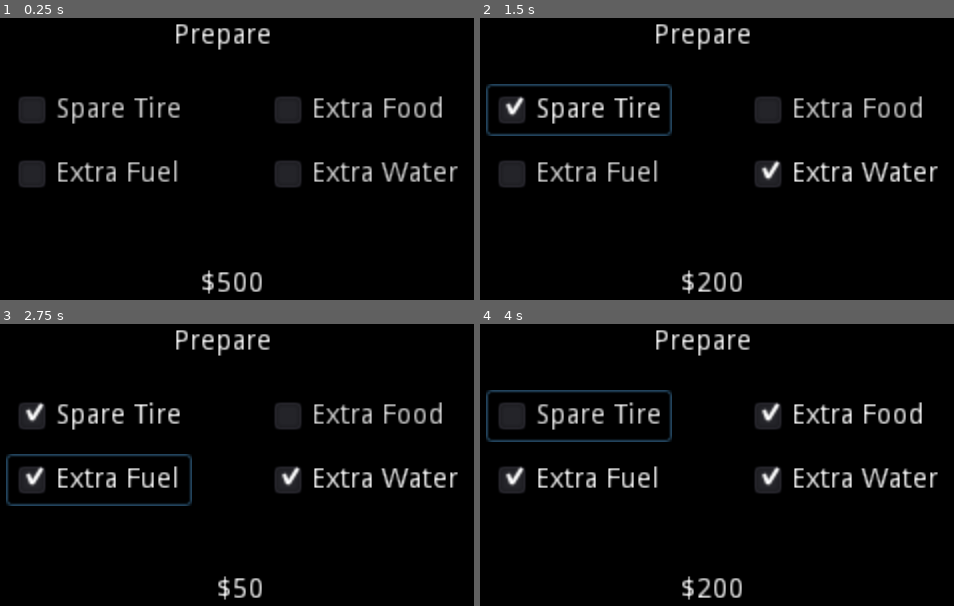
Above: before the commit, frames 1-4 (two rows, left to right).
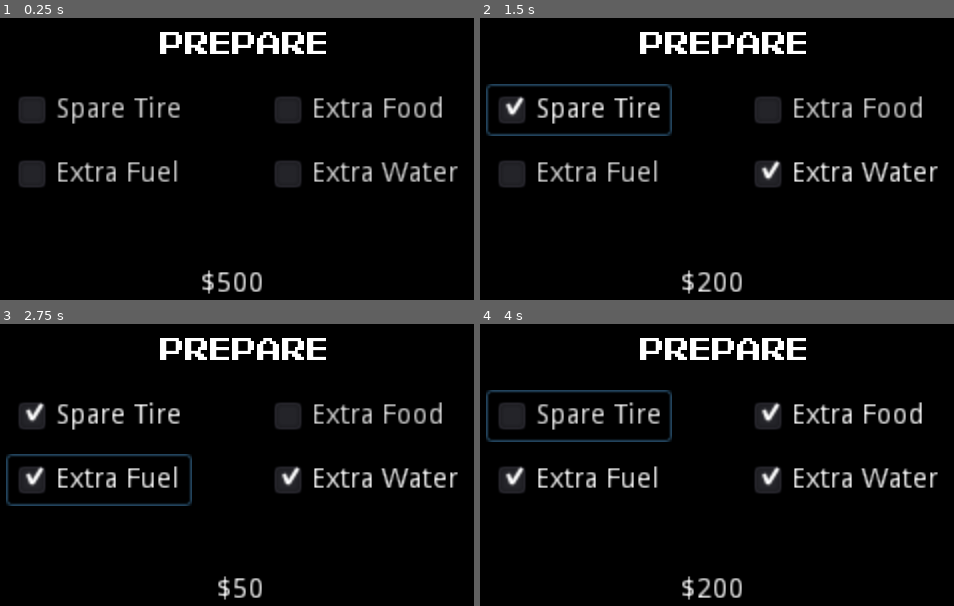
Above: after the commit, the same moments.

Repository: youssefevan/global-game-jam-2023
Game: Godot game, scene res://Scenes/Preparation.tscn
The game is run twice, just before and just after one commit, with the same random seed, the same clock (stepped at 60 frames per second) and the same inputs. This scene is started directly instead of the project's main scene.
Inputs:
- Up to frame 1 (0.25 s): no input
- Up to frame 2 (1.5 s): click "Extra Water" at 0.5 s; click "Spare Tire" at 1.25 s
- Up to frame 3 (2.75 s): click "Extra Fuel" at 2 s
- Up to frame 4 (4 s): click "Extra Food" at 2.75 s; click "Spare Tire" at 3.5 s

The runs differ from the first frame. In frame 1, 2.1% of the frame differs, in the area x 33-69%, y 2-13%; in frame 2, 2.1%; in frame 3, 2.1%; in frame 4, 2.1%.
Error before the commit: Invalid set index 'water' (on base: 'Node (global.gd)') with value of type 'int'. (res://Scripts/preparation.gd:12)

Commit message:
water _> damage script

Diff:
--- a/Global Game Jam 2023/Scenes/Preparation.tscn
+++ b/Global Game Jam 2023/Scenes/Preparation.tscn
@@ -1,7 +1,11 @@
-[gd_scene load_steps=3 format=2]
+[gd_scene load_steps=5 format=2]
 
 [ext_resource path="res://Scripts/preparation.gd" type="Script" id=1]
 [ext_resource path="res://Scripts/money_remaining.gd" type="Script" id=2]
+[ext_resource path="res://Sprites/Fonts/PixelEmulator-xq08.ttf" type="DynamicFontData" id=3]
+
+[sub_resource type="DynamicFont" id=1]
+font_data = ExtResource( 3 )
 
 [node name="Preparation" type="Node2D"]
 script = ExtResource( 1 )
@@ -19,6 +23,7 @@
 margin_top = 20.0
 margin_right = 192.0
 margin_bottom = 34.0
+custom_fonts/font = SubResource( 1 )
 text = "Prepare"
 align = 1
 
--- a/Global Game Jam 2023/Scenes/World.tscn
+++ b/Global Game Jam 2023/Scenes/World.tscn
@@ -1,20 +1,8 @@
-[gd_scene load_steps=10 format=2]
+[gd_scene load_steps=4 format=2]
 
 [ext_resource path="res://Scenes/City.tscn" type="PackedScene" id=1]
 [ext_resource path="res://Scenes/Player.tscn" type="PackedScene" id=2]
 [ext_resource path="res://Sprites/mapbkrng.png" type="Texture" id=3]
-[ext_resource path="res://Sprites/noise_texture.tres" type="Texture" id=4]
-[ext_resource path="res://Sprites/2d_simple_water.gdshader" type="Shader" id=5]
-[ext_resource path="res://Sprites/wave2.png" type="Texture" id=6]
-[ext_resource path="res://Sprites/wave.png" type="Texture" id=7]
-[ext_resource path="res://Sprites/Ground.png" type="Texture" id=8]
-
-[sub_resource type="ShaderMaterial" id=2]
-shader = ExtResource( 5 )
-shader_param/bg = ExtResource( 8 )
-shader_param/wave1 = ExtResource( 7 )
-shader_param/wave2 = ExtResource( 6 )
-shader_param/noise = ExtResource( 4 )
 
 [node name="World" type="Node2D"]
 
@@ -22,25 +10,6 @@
 position = Vector2( 160, 90 )
 z_index = -3
 texture = ExtResource( 3 )
-
-[node name="WaterBackground" type="Control" parent="map"]
-visible = false
-show_behind_parent = true
-margin_left = -160.0
-margin_top = -90.0
-margin_right = 160.0
-margin_bottom = 90.0
-__meta__ = {
-"_edit_lock_": true
-}
-
-[node name="ColorRect" type="ColorRect" parent="map/WaterBackground"]
-material = SubResource( 2 )
-margin_right = 320.0
-margin_bottom = 181.0
-__meta__ = {
-"_edit_lock_": true
-}
 
 [node name="Manhattan" parent="." instance=ExtResource( 1 )]
 position = Vector2( 32, 32 )
--- a/Global Game Jam 2023/Scripts/preparation.gd
+++ b/Global Game Jam 2023/Scripts/preparation.gd
@@ -2,14 +2,14 @@
 
 var extra_fuel := false
 var extra_food := false
-var extra_water := false
+var extra_damage := false
 
 func _ready():
 	Global.spare_tire = false
 	Global.money = 500
 	Global.fuel = 30
 	Global.food = 30
-	Global.water = 30
+	Global.damage = 30
 
 func _on_TireBox_toggled(button_pressed):
 	if Global.spare_tire == false:
@@ -45,14 +45,14 @@
 		extra_food = false
 		print(Global.food)
 
-func _on_WaterBox_toggled(button_pressed):
-	if extra_water == false:
-		extra_water = true
-		Global.water += 10
+func _on_damageBox_toggled(button_pressed):
+	if extra_damage == false:
+		extra_damage = true
+		Global.damage += 10
 		Global.money -= 150
-		print(Global.water)
-	elif extra_water == true:
-		extra_water = false
-		Global.water -= 10
+		print(Global.damage)
+	elif extra_damage == true:
+		extra_damage = false
+		Global.damage -= 10
 		Global.money += 150
-		print(Global.water)
+		print(Global.damage)
